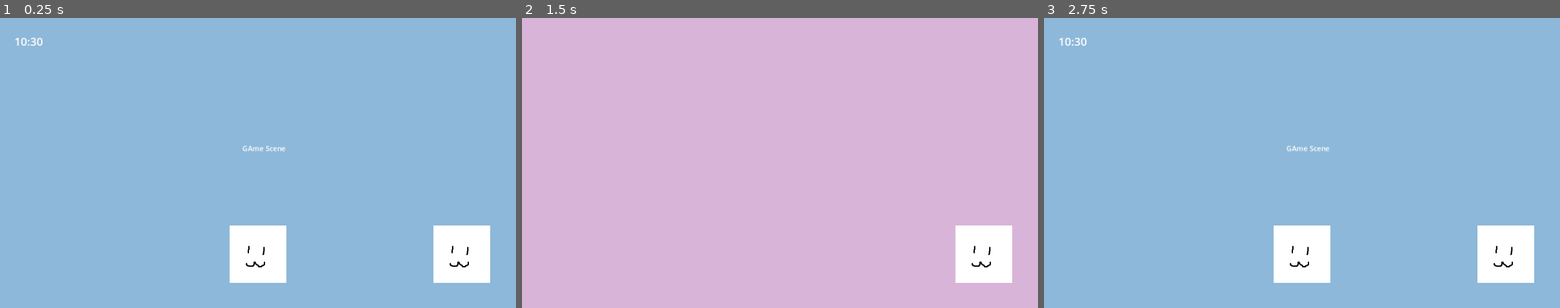
Above: before the commit, frames 1-3 (left to right).
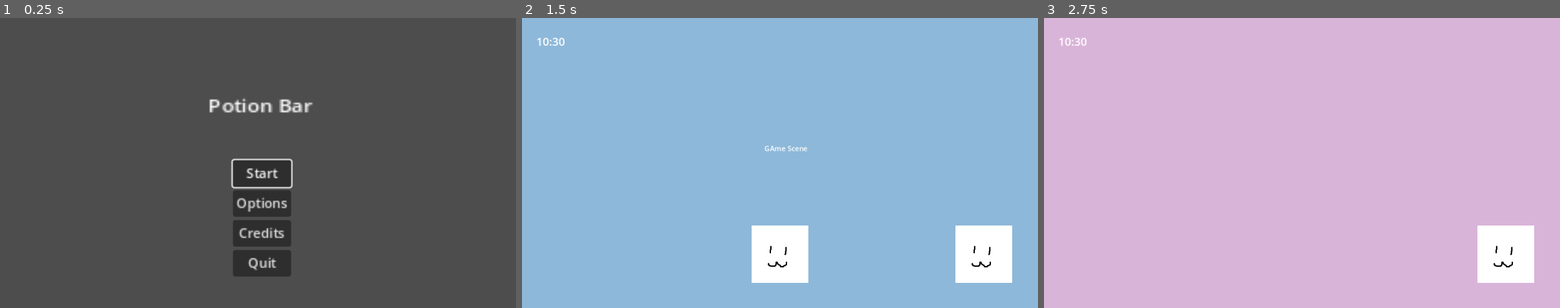
Above: after the commit, the same moments.

Repository: emeryplyler/potionbar
Game: Godot game, scene res://scenes/menu.tscn
Same seed, same stepped clock (60 frames per second), same inputs: the game is played once before the commit and once after it. Before the commit the project starts from res://scenes/GameScene.tscn.
Inputs (mouse positions are in pixels of both pictures, inside the frame that each line leads up to):
- Up to frame 1 (0.25 s): no input
- Up to frame 2 (1.5 s): click (785, 174) at 0.5 s, where only the run after the commit has a clickable "Start"; click (986, 252) at 1.27 s
- Up to frame 3 (2.75 s): click (1508, 252) at 2.02 s

The runs differ from the first frame. In frame 1, 100% of the frame differs, in the area x 0-100%, y 0-100%; in frame 2, 98%; in frame 3, 98%.

Commit message:
setup for customer line

Diff:
--- a/Scripts/UI/Menu.gd
+++ b/Scripts/UI/Menu.gd
@@ -12,7 +12,7 @@
 
 
 func _on_start_button_pressed():
-	get_tree().change_scene_to_file("res://scenes/GameScene.tscn") #this is diffrent from vers 3
+	get_tree().change_scene_to_file("res://scenes/BarScene.tscn") #this is diffrent from vers 3
 
 
 
--- /dev/null
+++ b/prefabs/customer.gd
@@ -0,0 +1,11 @@
+extends Node2D
+
+
+# Called when the node enters the scene tree for the first time.
+func _ready():
+	pass # Replace with function body.
+
+
+# Called every frame. 'delta' is the elapsed time since the previous frame.
+func _process(delta):
+	pass
--- /dev/null
+++ b/prefabs/customer.tscn
@@ -0,0 +1,11 @@
+[gd_scene load_steps=3 format=3 uid="uid://cfu2mys846n6p"]
+
+[ext_resource type="Texture2D" uid="uid://fophe0y56ihu" path="res://assets/customer.png" id="1_hydql"]
+[ext_resource type="Script" path="res://prefabs/customer.gd" id="1_xqqif"]
+
+[node name="Customer" type="Node2D"]
+script = ExtResource("1_xqqif")
+
+[node name="Sprite2D" type="Sprite2D" parent="."]
+scale = Vector2(0.75, 0.75)
+texture = ExtResource("1_hydql")
--- a/project.godot
+++ b/project.godot
@@ -11,7 +11,7 @@
 [application]
 
 config/name="potionbar"
-run/main_scene="res://scenes/GameScene.tscn"
+run/main_scene="res://scenes/menu.tscn"
 config/features=PackedStringArray("4.2", "Mobile")
 config/icon="res://icon.svg"
 
--- a/scenes/BarScene.gd
+++ b/scenes/BarScene.gd
@@ -1,14 +1,18 @@
 extends Node2D
 
+var Customers: Array
+@export var customer_scene: PackedScene
+var num_customers
 
 # Called when the node enters the scene tree for the first time.
 func _ready():
-	pass # Replace with function body.
+	num_customers = 0
 
 
 # Called every frame. 'delta' is the elapsed time since the previous frame.
 func _process(delta):
-	pass
+	if num_customers == 0:
+		pass
 
 
 func _on_go_to_cauldron_button_up():
--- a/scenes/BarScene.tscn
+++ b/scenes/BarScene.tscn
@@ -1,10 +1,13 @@
-[gd_scene load_steps=3 format=3 uid="uid://bo8st63f1kach"]
+[gd_scene load_steps=5 format=3 uid="uid://bo8st63f1kach"]
 
 [ext_resource type="Texture2D" uid="uid://cqc4a6uu646d8" path="res://assets/temp.png" id="1_3nxkg"]
 [ext_resource type="Script" path="res://scenes/BarScene.gd" id="1_m3cd4"]
+[ext_resource type="PackedScene" uid="uid://cfu2mys846n6p" path="res://prefabs/customer.tscn" id="2_hh4wh"]
+[ext_resource type="Theme" uid="uid://dim6eyxte87jk" path="res://assets/UI/text.tres" id="3_0d4tm"]
 
 [node name="BarScene" type="Node2D"]
 script = ExtResource("1_m3cd4")
+customer_scene = ExtResource("2_hh4wh")
 metadata/_edit_horizontal_guides_ = [420.0]
 
 [node name="Background" type="Sprite2D" parent="."]
@@ -42,4 +45,24 @@
 texture_pressed = ExtResource("1_3nxkg")
 texture_hover = ExtResource("1_3nxkg")
 
+[node name="Clock" type="RichTextLabel" parent="UI"]
+offset_left = 32.0
+offset_top = 34.0
+offset_right = 119.0
+offset_bottom = 75.0
+theme = ExtResource("3_0d4tm")
+theme_override_font_sizes/normal_font_size = 25
+text = "10:30"
+
+[node name="Customers" type="Node2D" parent="."]
+
+[node name="Ordering" type="Node2D" parent="Customers"]
+position = Vector2(817, 363)
+
+[node name="Queue" type="Node2D" parent="Customers"]
+position = Vector2(168, 363)
+
+[node name="Spawn" type="Node2D" parent="Customers"]
+position = Vector2(-210, 363)
+
 [connection signal="button_up" from="UI/GoToCauldron" to="." method="_on_go_to_cauldron_button_up"]
Binary file added: assets/customer.png
Not shown, added: assets/customer.png.import
Not shown, added: assets/customer.png~
